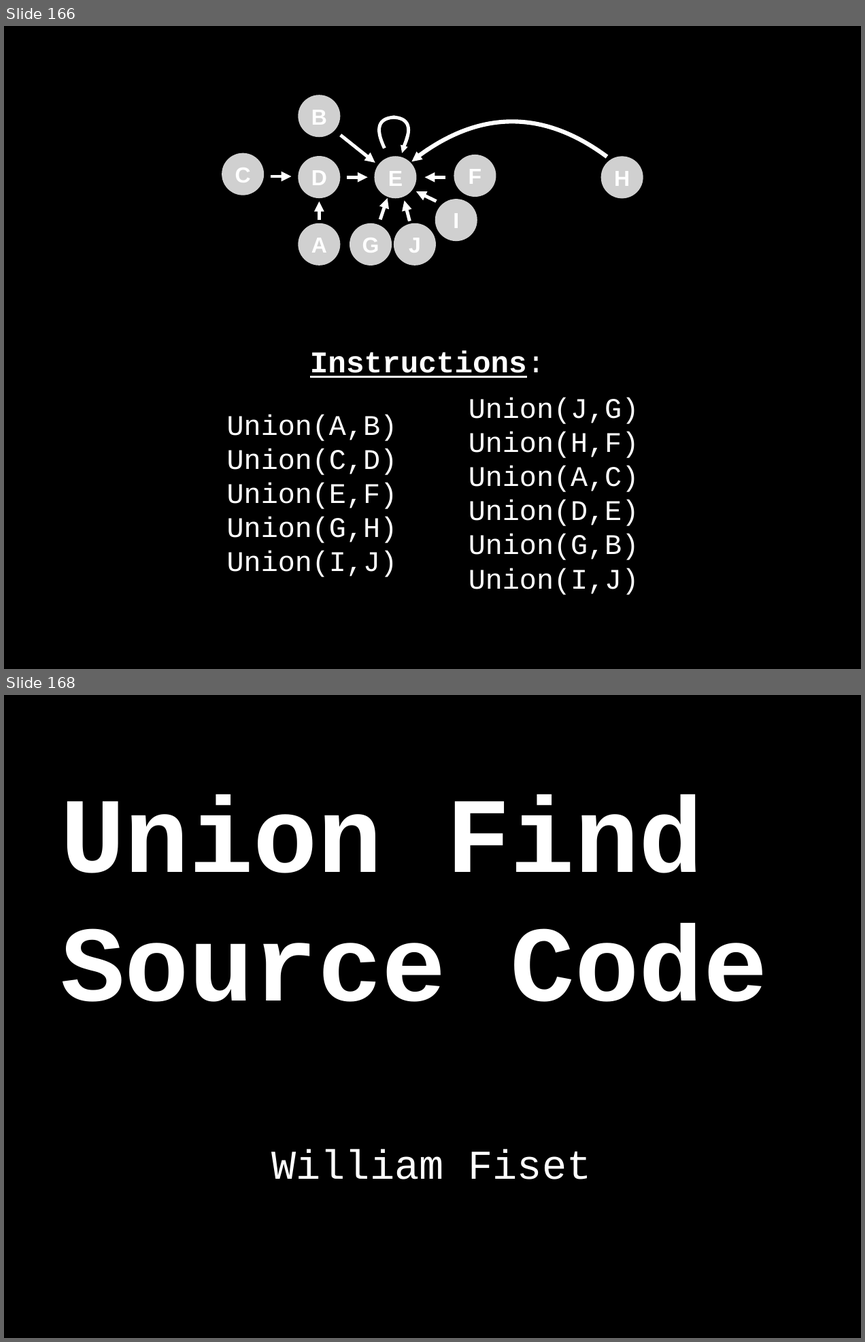
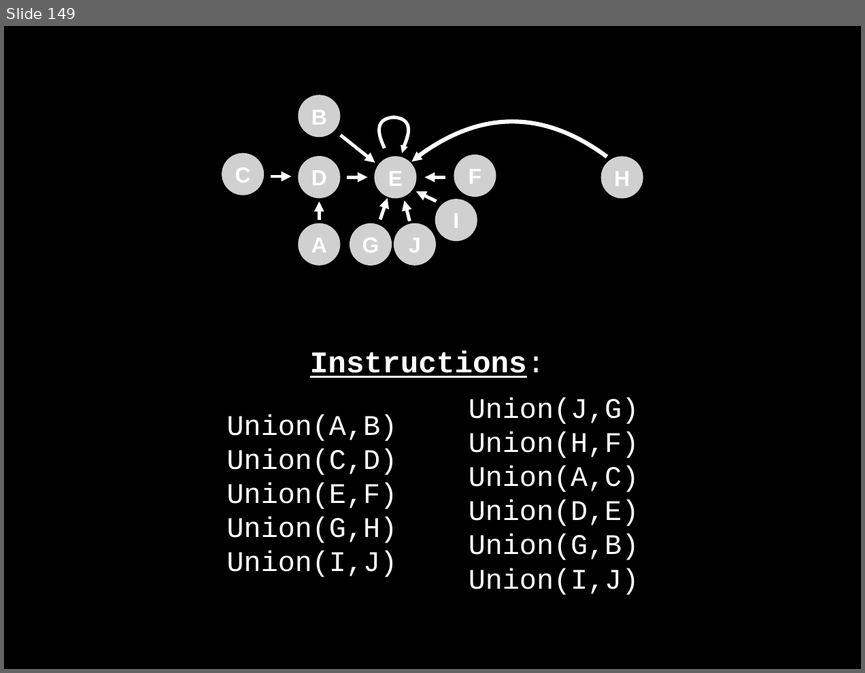
Before and after one commit to williamfiset/DEPRECATED-data-structures, a slide deck: Unionfind/presentation/UnionFind.pptx. Shown one above the other, each under a label of ours: slides 166 and 168 before the commit, slide 149 after it; the slides between them are not shown. The pictures are 865x1342 and 865x673 pixels, drawn with LibreOffice and Linux fonts; fonts in the diff are those of the drawing; grey boxes stand for pictures. Boxes give left, top, right and bottom in pixels: in the first picture for what was removed or moved away, otherwise in the second. Text is boxed around its words. In the diff, an @@ line names an element or a change of style, - is before the commit and + after.

```diff
--- a/Unionfind/presentation/UnionFind.pptx
+++ b/Unionfind/presentation/UnionFind.pptx
@@ slide 168 removed at (x1=4, y1=695, x2=861, y2=1338), background #000000 @@
@@ title removed at (x1=60, y1=795, x2=768, y2=1002) @@
-Union Find
-Source Code
@@ text removed at (x1=271, y1=1149, x2=592, y2=1179) @@
-William Fiset
@@ what was slide 166 is now slide 149 @@
```
Also in this commit, not shown: 3 slides changed, 20 other slides removed, 2 other files.
